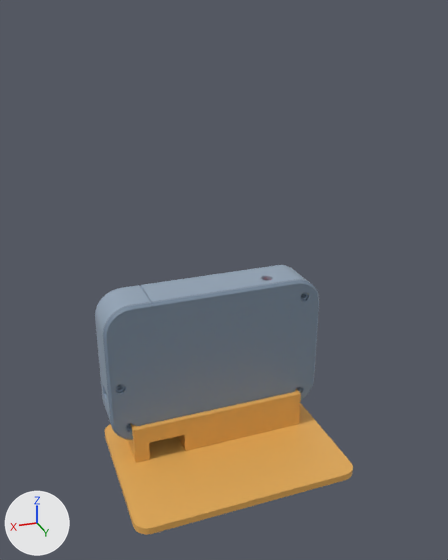
The Blender file launchmon-hw/cad/blender/ground_radar_unit.blend: old version first, new version second.
The view is the same before and after, from a 50 mm camera at (127.4, 239.3, 170.1) aimed at (48.4, 28.5, 73.2). Arrows for +X, +Y and +Z are at lower left; the lights stay in place. The picture after the commit comes second.

The scene before the commit, as lines of its bpy script (objects in view):
```python
me_lid = bpy.data.meshes.new('Lid')
me_lid.from_pydata(...)  # 1548 vertices, 3108 faces; spans x 0.0..96.0, y 9.0..21.0, z 0.0..64.0
me_lid.polygons.foreach_set('use_smooth', [True] * 3108)
me_lid.materials.append(mat_petg_lid)  # greyish blue #7c8ea2
me_shell = bpy.data.meshes.new('Shell')
me_shell.from_pydata(...)  # 4306 vertices, 8624 faces; spans x 0.0..96.0, y 0.0..18.6, z 0.0..64.0
me_shell.polygons.foreach_set('use_smooth', [True] * 8624)
me_shell.materials.append(mat_petg_shell)  # greyish blue #95a6b8
me_stand__optional = bpy.data.meshes.new('Stand (optional)')
me_stand__optional.from_pydata(...)  # 174 vertices, 348 faces; spans x 0.0..96.0, y -8.0..62.0, z 0.0..20.0
me_stand__optional.polygons.foreach_set('use_smooth', [True] * 348)
me_stand__optional.materials.append(mat_petg_small_parts)  # orange #e7ad59
ob_lid = bpy.data.objects.new('Lid', me_lid)
ob_lid.location = (0.0, 0.0, 0.0)
ob_shell = bpy.data.objects.new('Shell', me_shell)
ob_shell.location = (0.0, 0.0, 0.0)
ob_stand__optional = bpy.data.objects.new('Stand (optional)', me_stand__optional)
ob_stand__optional.location = (0.0, 0.0, -12.0)
```
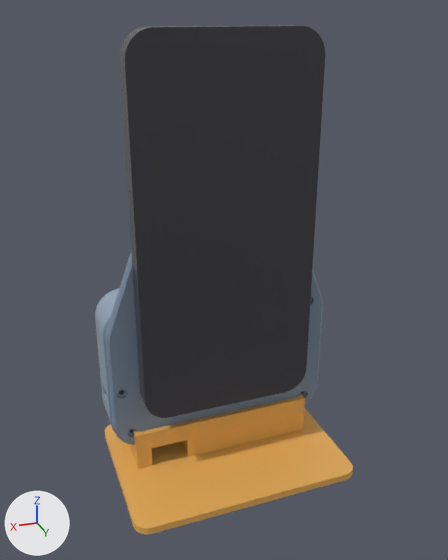
Location of each change, [x1, y1, x2, y2] in pixels of the pictures (448 x 560 px; the box of a moved part takes in the faces that stretch with it):
```json
{"object": "Phone (stand-in, 147.6 mm)", "change": "added", "after": [119, 25, 325, 418]}
{"object": "Stand (optional)", "change": "reshaped", "before": [105, 389, 353, 535], "after": [105, 393, 353, 535]}
{"object": "MagSafe phone mount", "change": "added", "after": [105, 252, 323, 445]}
{"part": 1, "of": "me_stand__optional", "change": "moved or reshaped", "before": [105, 423, 175, 521], "after": [105, 429, 175, 521]}
{"part": 2, "of": "me_stand__optional", "change": "moved or reshaped", "before": [134, 431, 214, 521], "after": [136, 436, 214, 521]}
{"part": 3, "of": "me_stand__optional", "change": "moved or reshaped", "before": [134, 389, 301, 435], "after": [136, 393, 305, 440]}
{"part": 4, "of": "me_stand__optional", "change": "moved or reshaped", "before": [185, 394, 351, 511], "after": [187, 399, 351, 511]}
{"object": "Lid", "change": "unchanged, covered by the edit", "before": [103, 279, 319, 440], "after": [103, 316, 131, 432]}
{"object": "Shell", "change": "unchanged, covered by the edit", "before": [95, 265, 309, 426], "after": [95, 288, 119, 420]}
```

Scene script edits in JSON lines:
```json
{"op": "add", "block": "mat_phone", "code": ["mat_phone = principled_material('Phone')", "mat_phone.base_color = (0.05, 0.05, 0.06)  # dark grey #3f3f45", "mat_phone.roughness = 0.25"]}
{"block": "me_stand__optional", "where": "me_stand__optional.from_pydata(...)  # 174 vertices, 348 faces; spans x 0.0..96.0, y -8.0..62.0, z 0.0..20.0"}
{"block": "me_stand__optional", "where": "# used by ob_stand__optional; location = (0.0, 0.0, -12.0)"}
{"block": "me_stand__optional", "change": "me_stand__optional part 1: all 8 vertices in x 81.0..87.4, y 21.3..23.7, z 3.0..20.0 are moved by (0.0, 4.0, 0.0)"}
{"block": "me_stand__optional", "change": "me_stand__optional part 2: all 4 vertices in x 65.0, y 21.3..23.7, z 3.0..12.0 are moved by (0.0, 4.0, 0.0)"}
{"block": "me_stand__optional", "change": "me_stand__optional part 3: all 2 vertices in x 8.6..11.0, y 21.3..23.7, z 20.0 are moved by (0.0, 4.0, 0.0)"}
{"block": "me_stand__optional", "change": "me_stand__optional part 4: the 1 vertex in x 8.6, y 23.7, z 3.0 is moved by (0.0, 4.0, 0.0)"}
{"op": "add", "block": "me_phone__stand_in__147_6_mm", "code": ["me_phone__stand_in__147_6_mm = bpy.data.meshes.new('Phone (stand-in, 147.6 mm)')", "me_phone__stand_in__147_6_mm.from_pydata(...)  # 144 vertices, 284 faces; spans x 12.2..83.8, y 23.5..33.8, z 18.2..165.8", "me_phone__stand_in__147_6_mm.polygons.foreach_set('use_smooth', [True] * 284)", "me_phone__stand_in__147_6_mm.materials.append(mat_phone)  # dark grey #3f3f45"]}
{"op": "add", "block": "me_magsafe_phone_mount", "code": ["me_magsafe_phone_mount = bpy.data.meshes.new('MagSafe phone mount')", "me_magsafe_phone_mount.from_pydata(...)  # 1495 vertices, 3002 faces; spans x 0.6..95.4, y 21.0..25.0, z 0.6..123.2", "me_magsafe_phone_mount.polygons.foreach_set('use_smooth', [True] * 3002)", "me_magsafe_phone_mount.materials.append(mat_petg_lid)  # greyish blue #7c8ea2"]}
{"op": "add", "block": "ob_phone__stand_in__147_6_mm", "code": ["ob_phone__stand_in__147_6_mm = bpy.data.objects.new('Phone (stand-in, 147.6 mm)', me_phone__stand_in__147_6_mm)", "ob_phone__stand_in__147_6_mm.location = (0.0, 0.0, 0.0)"]}
{"op": "add", "block": "ob_magsafe_phone_mount", "code": ["ob_magsafe_phone_mount = bpy.data.objects.new('MagSafe phone mount', me_magsafe_phone_mount)", "ob_magsafe_phone_mount.location = (0.0, 0.0, 0.0)"]}
```
